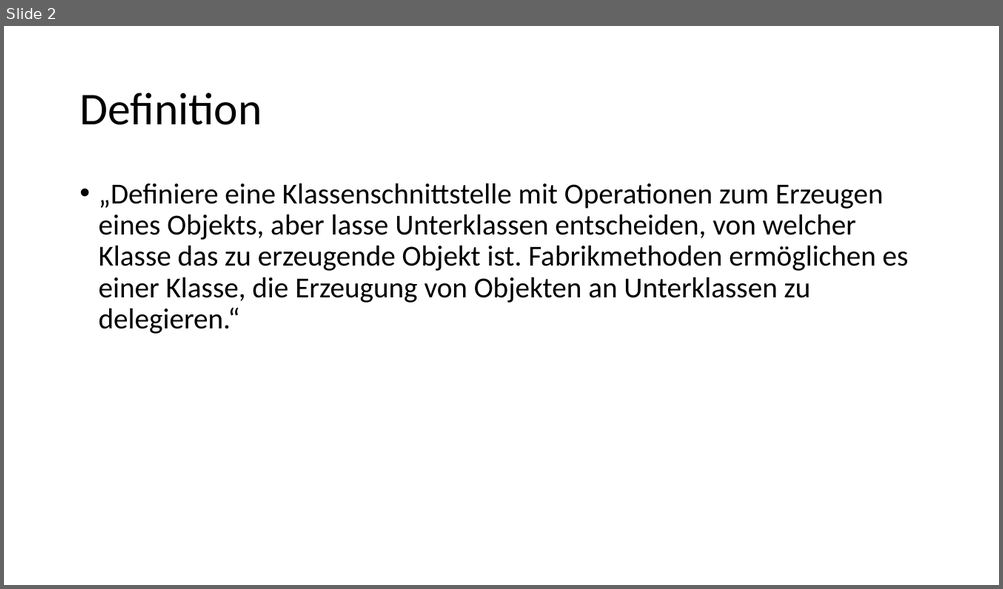
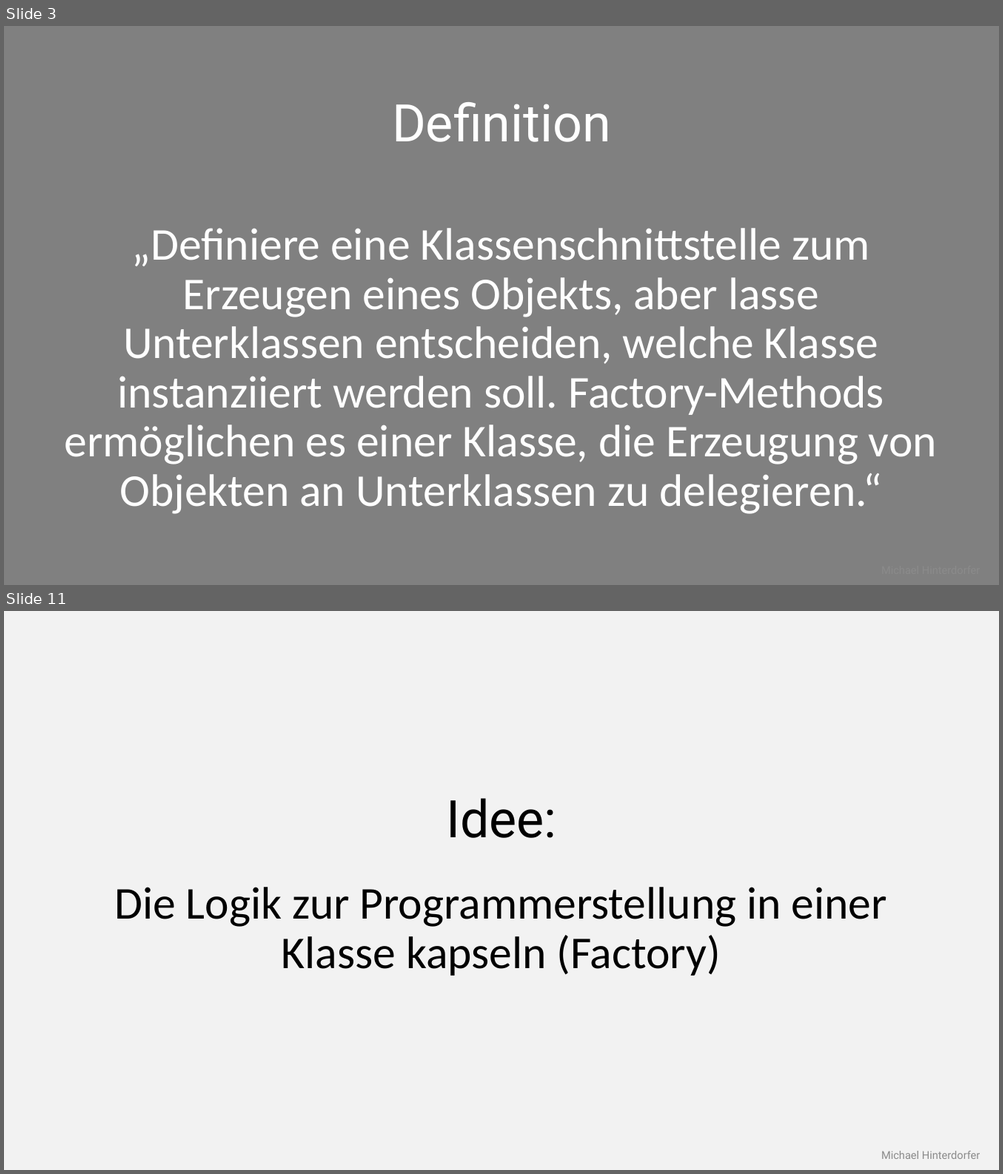
Before and after one commit to mhinterdorfer/FactoryMethod, a slide deck: Presentation/Präsentation.pptx. Shown one above the other, each under a label of ours: slide 2 before the commit, slides 3 and 11 after it; the slides between them are not shown. The pictures are 1003x589 and 1003x1174 pixels, drawn with LibreOffice and Linux fonts; fonts in the diff are those of the drawing. Boxes give left, top, right and bottom in pixels: in the first picture for what was removed or moved away, otherwise in the second. Text is boxed around its words. In the diff, an @@ line names an element or a change of style, - is before the commit and + after.

```diff
--- a/Presentation/Präsentation.pptx
+++ b/Presentation/Präsentation.pptx
@@ slide 11 added at box(4, 611, 999, 1170), background #F2F2F2 @@
@@ text added at box(446, 798, 557, 838), 50 pt, text #000000 @@
+Idee:
@@ title added at box(114, 887, 887, 976), 44 pt, text #000000 @@
+Die Logik zur Programmerstellung in einer Klasse kapseln (Factory)
@@ text added at box(881, 1151, 980, 1159), 10.5 pt, text #8C8C8C @@
+Michael Hinterdorfer
@@ what was slide 2 is now slide 3 @@
@@ slide 3 changed as well @@
@@ background #FFFFFF to #808080 @@
@@ title "Definition": place and size @@
-title "Definition" at box(79, 93, 262, 125)
+title "Definition" at box(392, 102, 611, 142)
@@ title "Definition" at box(392, 102, 611, 142): size 44 to 50 pt, font Calibri to Roboto, text colour #000000 to #FFFFFF; alignment left to centre @@
@@ text at box(65, 228, 936, 514): text changed; size 28 to 44 pt; text colour #000000 to #FFFFFF @@
-• „Definiere eine Klassenschnittstelle mit Operationen zum Erzeugen eines Objekts, aber lasse Unterklassen entscheiden, von welcher Klasse das zu erzeugende Objekt ist. Fabrikmethoden ermöglichen es einer Klasse, die Erzeugung von Objekten an Unterklassen zu delegieren.“
+„Definiere eine Klassenschnittstelle zum Erzeugen eines Objekts, aber lasse Unterklassen entscheiden, welche Klasse instanziiert werden soll. Factory-Methods ermöglichen es einer Klasse, die Erzeugung von Objekten an Unterklassen zu delegieren.“
```
Also in this commit, not shown: 1 other slide changed, 41 other slides added, 5 slides removed.
